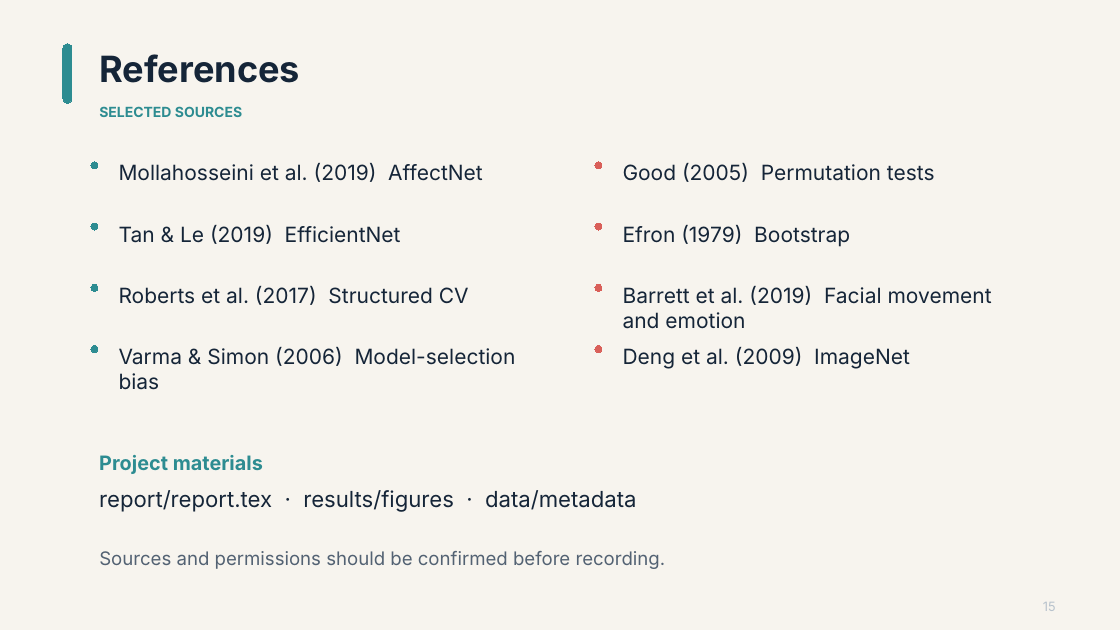
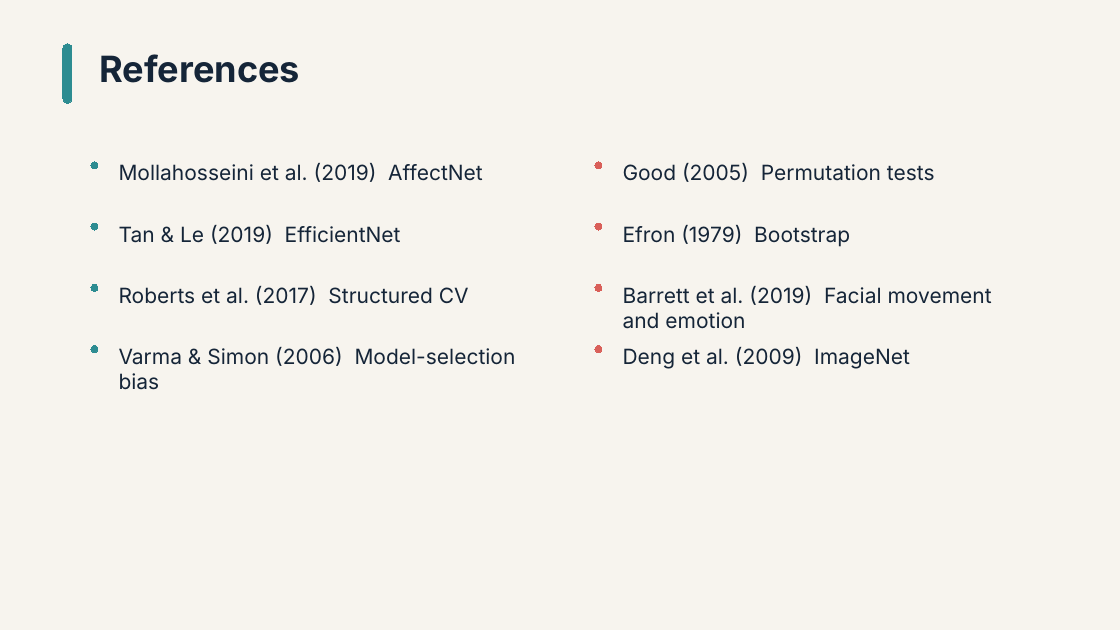
Before and after one commit to Grass456/Penalty-shoot-and-Expression, a slide deck: slide 16 of video/deliverables/Penalty_Shootout_and_Facial_Expression.pptx (slide 17 before the commit). Drawn at 1120x630 pixels with LibreOffice and Linux fonts; fonts in the diff are those of the drawing. Boxes give left, top, right and bottom in pixels: in the first picture for what was removed or moved away, otherwise in the second. Text is boxed around its words. In the diff, an @@ line names an element or a change of style, - is before the commit and + after.

```diff
--- a/video/deliverables/Penalty_Shootout_and_Facial_Expression.pptx
+++ b/video/deliverables/Penalty_Shootout_and_Facial_Expression.pptx
@@ text removed at [99, 106, 242, 117] @@
-SELECTED SOURCES
@@ text removed at [99, 455, 263, 474] @@
-Project materials
@@ text removed at [99, 490, 636, 512] @@
-report/report.tex · results/figures · data/metadata
@@ text removed at [99, 551, 666, 569] @@
-Sources and permissions should be confirmed before recording.
@@ text removed at [1043, 602, 1056, 611] @@
-15
```
Also in this commit, not shown: 4 other slides changed, 1 slide added, 1 slide removed, 1 other file.
